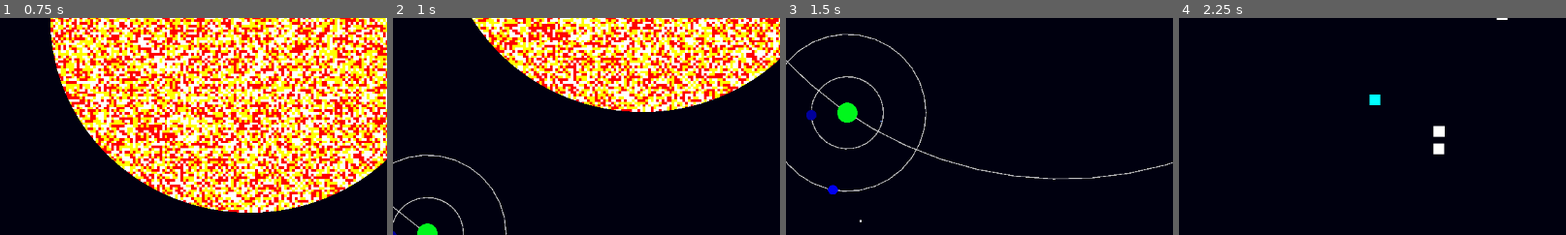
Above: before the commit, frames 1-4 (left to right).
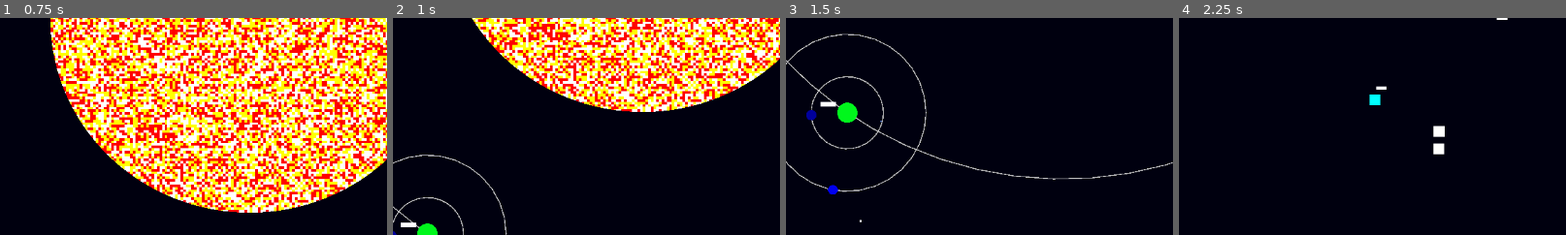
Above: after the commit, the same moments.

Repository: indifferenteye/hegswarm
Game: Godot game, scene res://scenes/galaxy.tscn
Same seed, same stepped clock (60 frames per second), same inputs: the game is played once before the commit and once after it.
Inputs (mouse positions are % of the whole screen's width and height, from its top left):
- Up to frame 1 (0.75 s): tap Enter at 0.5 s; move the mouse to (72, 45) at 0.52 s; hold S (camera_move_down) from 0.53 s (still down); click (72, 45) at 0.67 s
- Up to frame 2 (1 s): keep holding S (camera_move_down)
- Up to frame 3 (1.5 s): move the mouse to (30, 55) at 1.27 s; release S (camera_move_down) at 1.28 s; tap A (camera_move_left) at 1.35 s; click (30, 55) at 1.42 s
- Up to frame 4 (2.25 s): tap Space (toggle_star_system) at 2 s; move the mouse to (60, 28) at 2.02 s; hold D (camera_move_right) from 2.03 s (still down); click (60, 28) at 2.17 s
The pictures show only the part of the screen within x 18-68%, y 31-81%; the shares and areas given below are measured in that part.

Frame 1 is identical in both runs. In frame 2, less than 0.1% of the frame differs, in the area x 2-7%, y 94-97%; in frame 3, 0.1%, in the area x 8-14%, y 38-42%; in frame 4, less than 0.1%.

Commit message:
Fix star drone spawn check

Diff:
--- a/scripts/world/drone_manager.gd
+++ b/scripts/world/drone_manager.gd
@@ -78,8 +78,6 @@
     star_drone_counts = counts
 
 func spawn_star_drones(manager: Node) -> void:
-    if not manager.has_method("drone_scene"):
-        return
     var drone_scene = manager.drone_scene
     var planets = manager.planets
     if drone_scene == null or planets.is_empty():
